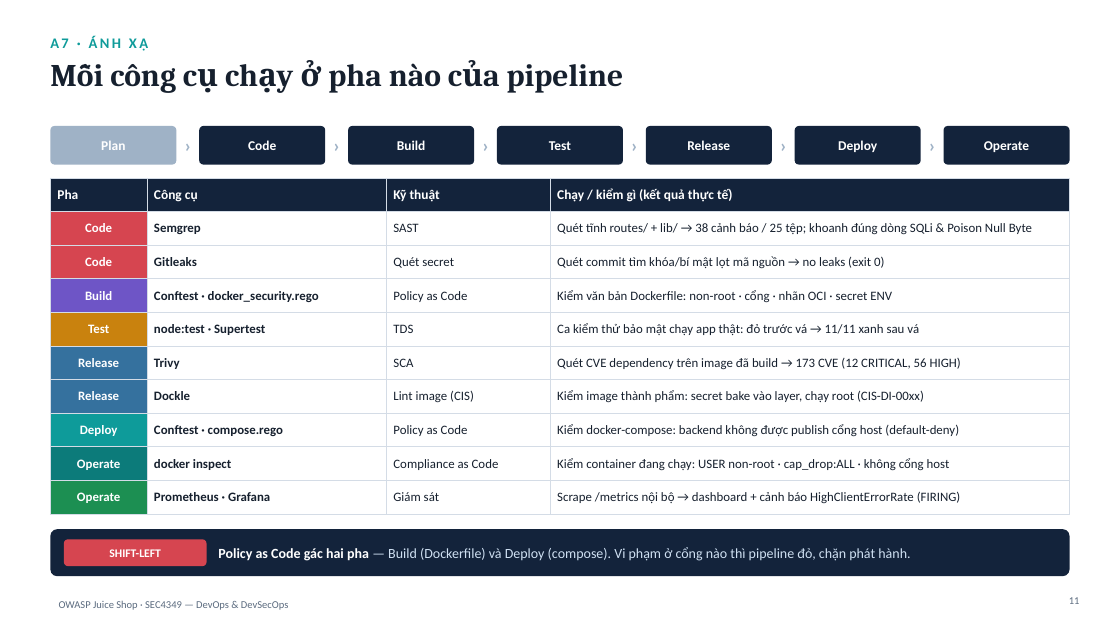
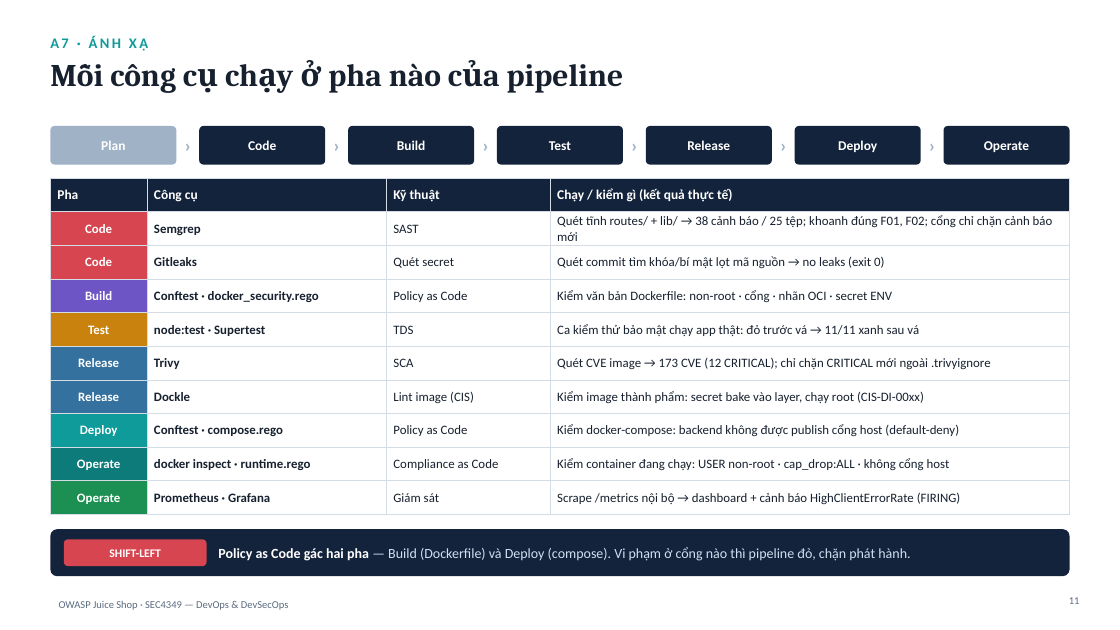
Before and after one commit to vuha211100-ui/juice-shop-sonarqube, a slide deck: slide 11 of report/SLIDE_BaoCao_JuiceShop.pptx. Drawn at 1120x630 pixels with LibreOffice and Linux fonts; fonts in the diff are those of the drawing. Boxes give left, top, right and bottom in pixels: in the first picture for what was removed or moved away, otherwise in the second. Text is boxed around its words. In the diff, an @@ line names an element or a change of style, - is before the commit and + after.

Commit message:
B26CHAT048: báo cáo §4.4 pipeline gắn Git, bảng cổng chạy ở đâu, mapping luật F04 → chuẩn, phân công theo công cụ; slide nhóm 28 trang

```diff
--- a/report/SLIDE_BaoCao_JuiceShop.pptx
+++ b/report/SLIDE_BaoCao_JuiceShop.pptx
@@ table at bbox=[50, 178, 1070, 508] @@
-row 2, column 4: Quét tĩnh routes/ + lib/ → 38 cảnh báo / 25 tệp; khoanh đúng dòng SQLi & Poison Null Byte
+row 2, column 4: Quét tĩnh routes/ + lib/ → 38 cảnh báo / 25 tệp; khoanh đúng F01, F02; cổng chỉ chặn cảnh báo mới
-row 6, column 4: Quét CVE dependency trên image đã build → 173 CVE (12 CRITICAL, 56 HIGH)
+row 6, column 4: Quét CVE image → 173 CVE (12 CRITICAL); chỉ chặn CRITICAL mới ngoài .trivyignore
-row 9, column 2: docker inspect
+row 9, column 2: docker inspect · runtime.rego
```
Also in this commit, not shown: 4 other slides changed, 1 slide added, 7 other files.
